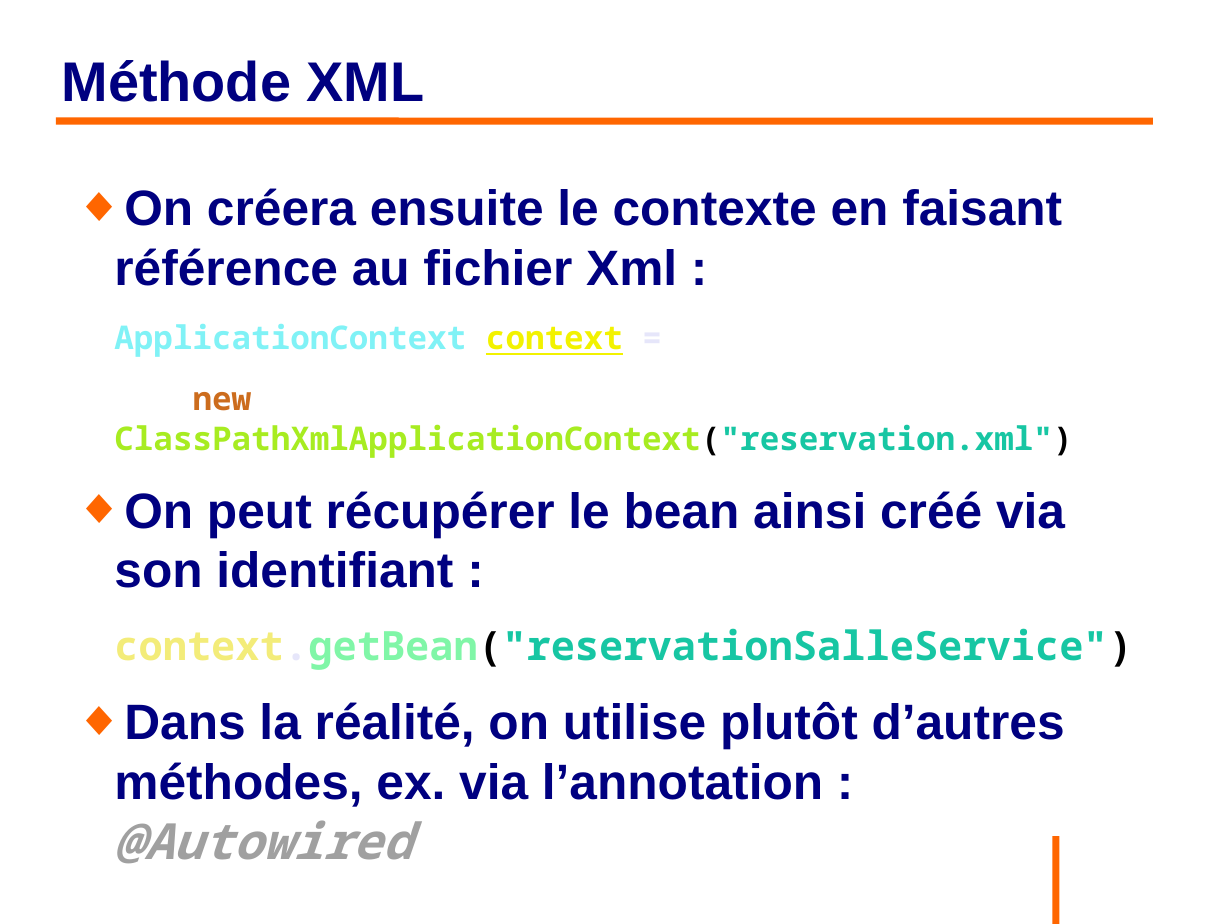
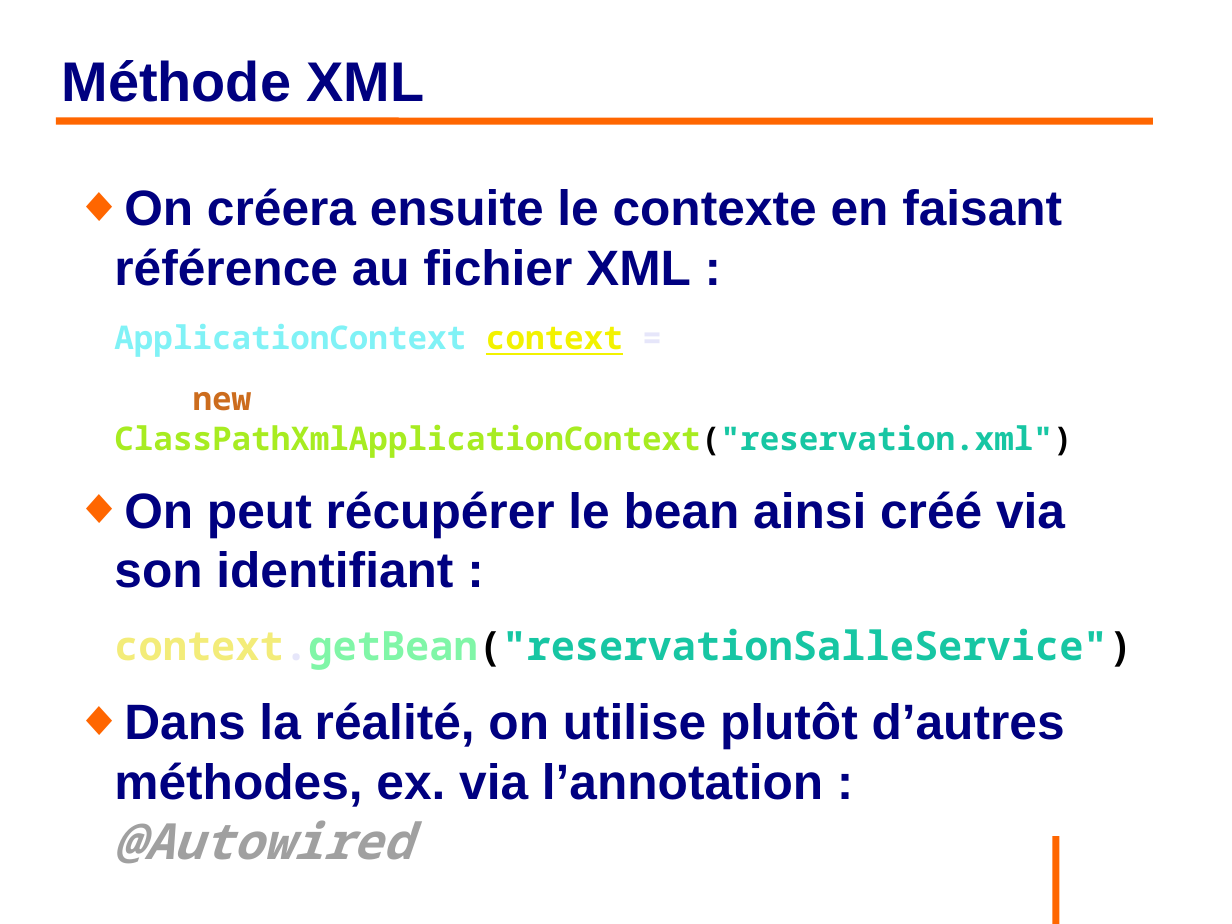
Before and after one commit to philphils/formation-spring, a slide deck: slide 54 of Documentation/diapo_formation_spring.odp. Drawn at 1232x924 pixels with LibreOffice and Linux fonts; fonts in the diff are those of the drawing; background and template pictures are left out. Boxes give left, top, right and bottom in pixels: in the first picture for what was removed or moved away, otherwise in the second. Text is boxed around its words. In the diff, an @@ line names an element or a change of style, - is before the commit and + after.

```diff
--- a/Documentation/diapo_formation_spring.odp
+++ b/Documentation/diapo_formation_spring.odp
@@ text at <box>114,188,1062,286</box>: text changed @@
-◆ On créera ensuite le contexte en faisant référence au fichier Xml :
+◆ On créera ensuite le contexte en faisant référence au fichier XML :
```
Also in this commit, not shown: 7 other slides changed, 13 slides added, 1 slide removed.
